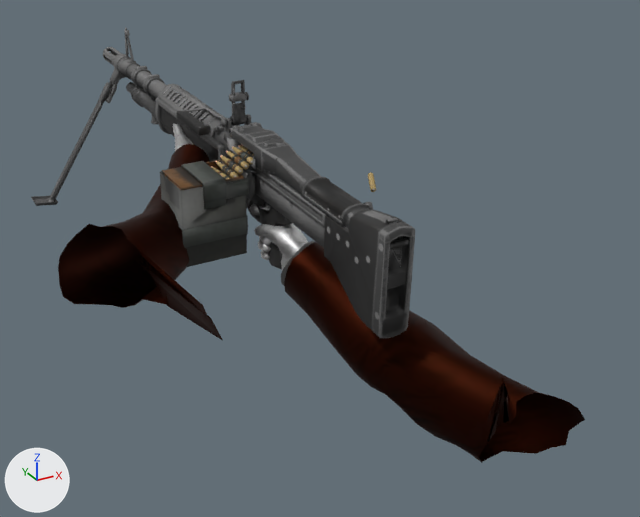
What one commit did to the OBJ model GameData/Animations/LMG/Fire/frame_9.obj.
Before and after are seen from a camera (50 mm lens) standing at (-0.87, -1.58, 0.52) and looking at (0.24, 0.45, -0.49). The axes (+X, +Y, +Z) are drawn at lower left. The lights are the same throughout. Where no turn or scale is listed for an object, it has been applied to the vertices.
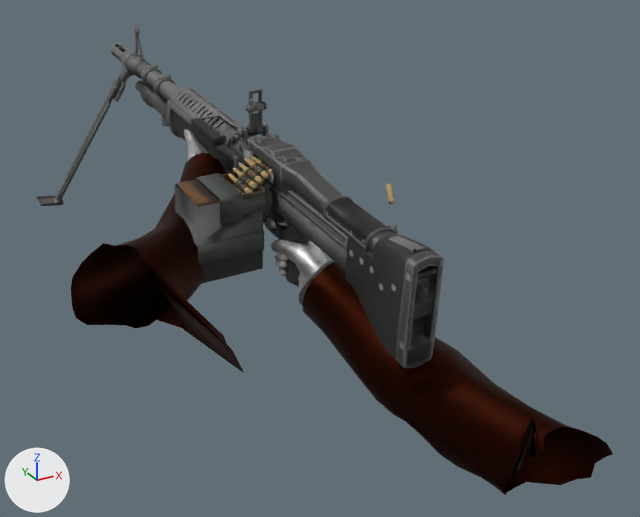
What differs and where, as boxes [x1, y1, x2, y2] in the pictures (640 x 517 px; the box of a moved part takes in the faces that stretch with it):
'PlayerModelMerged.001_PlayerModelMerged', reshaped (8% taller)
    before: [58, 124, 585, 463]
    after: [71, 129, 613, 495]
'Mesh.005', mesh turned
    before: [31, 28, 415, 338]
    after: [36, 25, 444, 368]
'Mesh.001', reshaped (11% taller)
    before: [211, 145, 254, 179]
    after: [228, 156, 272, 194]
part 3 of me_playermodelmerged_001_playermodelmerged, moved or reshaped
    before: [249, 204, 308, 271]
    after: [265, 218, 327, 291]
part 4 of me_playermodelmerged_001_playermodelmerged, moved or reshaped
    before: [281, 240, 314, 285]
    after: [299, 260, 334, 305]
part 5 of me_playermodelmerged_001_playermodelmerged, moved or reshaped
    before: [58, 144, 223, 340]
    after: [71, 153, 245, 374]
part 6 of me_playermodelmerged_001_playermodelmerged, moved or reshaped
    before: [284, 242, 585, 463]
    after: [302, 262, 613, 495]
part 7 of me_playermodelmerged_001_playermodelmerged, moved or reshaped
    before: [173, 124, 194, 151]
    after: [184, 129, 208, 160]

The edits, one by one:
me_mesh_001 has 1411 vertices, 2709 faces and spans x -0.0388..0.0843, y 0.4295..0.5535, z -0.2458..-0.1501.
me_mesh_001 is used by ob_mesh_001; location (0.0, 0.0, 0.0).
me_mesh_001 part 1: the whole mesh is multiplied about its middle by the matrix ((0.997, 0.003, -0.071), (-0.006, 0.999, -0.03), (0.071, 0.035, 0.997)), then moved by (-0.0051, -0.0984, -0.0067).
me_mesh_005 has 10811 vertices, 20781 faces, 17 loose edges and spans x -0.32..0.41, y -0.16..1.74, z -0.59..0.02.
me_mesh_005 is used by ob_mesh_005; location (0.0, 0.0, 0.0).
me_mesh_005 part 2: the whole mesh is turned 1.9 degrees about the x axis through its middle, then moved by (0.0, -0.1, 0.0).
me_playermodelmerged_001_playermodelmerged is used by ob_playermodelmerged_001_playermodelmerged; location (0.0, 0.0, 0.0).
me_playermodelmerged_001_playermodelmerged had 1157 vertices, 2192 faces and spanned x -0.502..0.455, y -0.408..0.986, z -0.729..-0.182.
me_playermodelmerged_001_playermodelmerged now has 1157 vertices, 2192 faces and spans x -0.499..0.458, y -0.494..0.889, z -0.762..-0.176.
me_playermodelmerged_001_playermodelmerged part 3: the loose piece of 328 vertices spanning x 0.037..0.137, y 0.21..0.492, z -0.456..-0.303 is turned 1.8 degrees about the x axis through its middle, then moved by (0.003, -0.093, -0.013).
me_playermodelmerged_001_playermodelmerged part 4: the loose piece of 40 vertices spanning x 0.021..0.161, y 0.152..0.306, z -0.49..-0.324 is turned 1.7 degrees about the x axis through its middle, then moved by (0.003, -0.092, -0.017).
me_playermodelmerged_001_playermodelmerged part 5: the loose piece of 213 vertices spanning x -0.502..0.042, y -0.108..0.802, z -0.458..-0.188 is turned 1.8 degrees about the x axis through its middle, then moved by (0.003, -0.095, -0.013).
me_playermodelmerged_001_playermodelmerged part 6: the loose piece of 208 vertices spanning x 0.019..0.455, y -0.408..0.289, z -0.729..-0.324 is multiplied about its middle by the matrix ((1.0, 0.0, 0.002), (0.0, 1.0, -0.031), (-0.002, 0.031, 1.0)), then moved by (0.003, -0.088, -0.026).
me_playermodelmerged_001_playermodelmerged part 7: 328 of 1157 vertices moved; they spanned x -0.049..0.14, y 0.726..0.986, z -0.313..-0.182 and now span x -0.046..0.143, y 0.63..0.889, z -0.309..-0.176; mean shift (0.003, -0.097, 0.004); largest move (0.005, 0.916, -0.195) -> (0.007, 0.817, -0.189).
